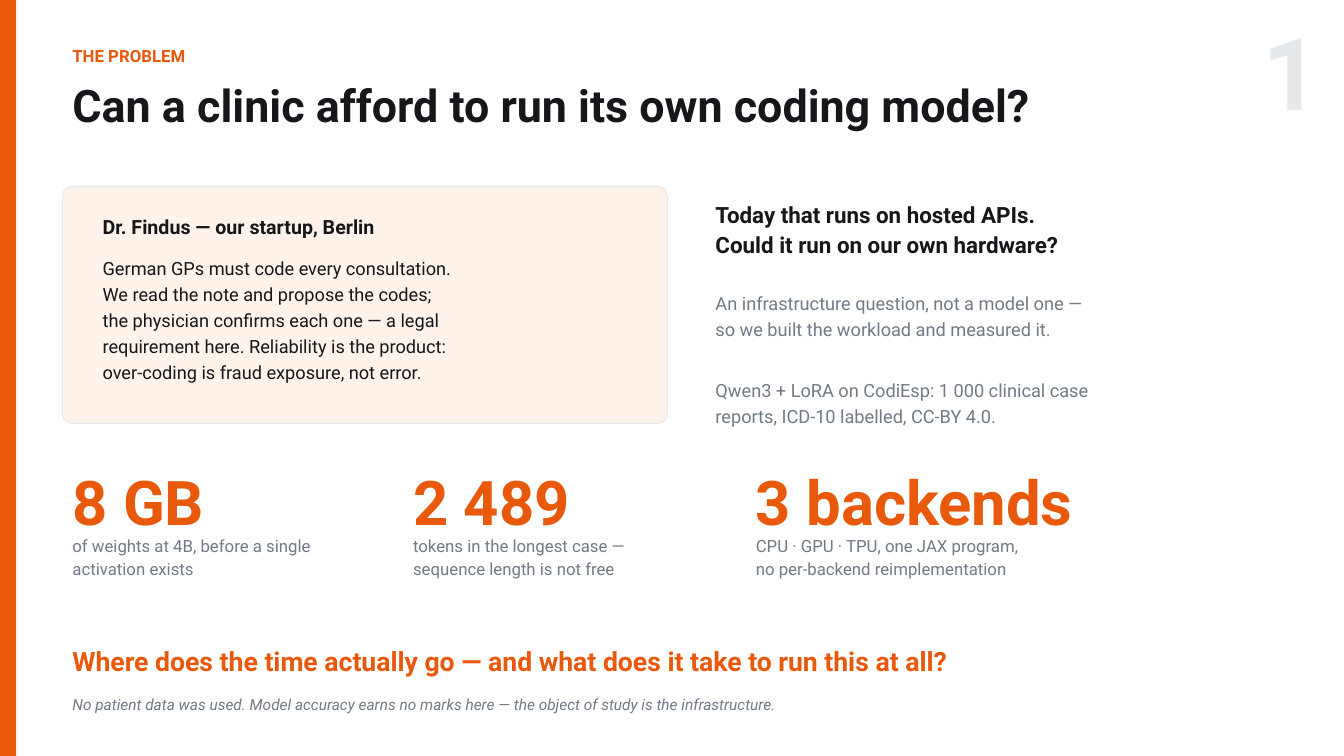
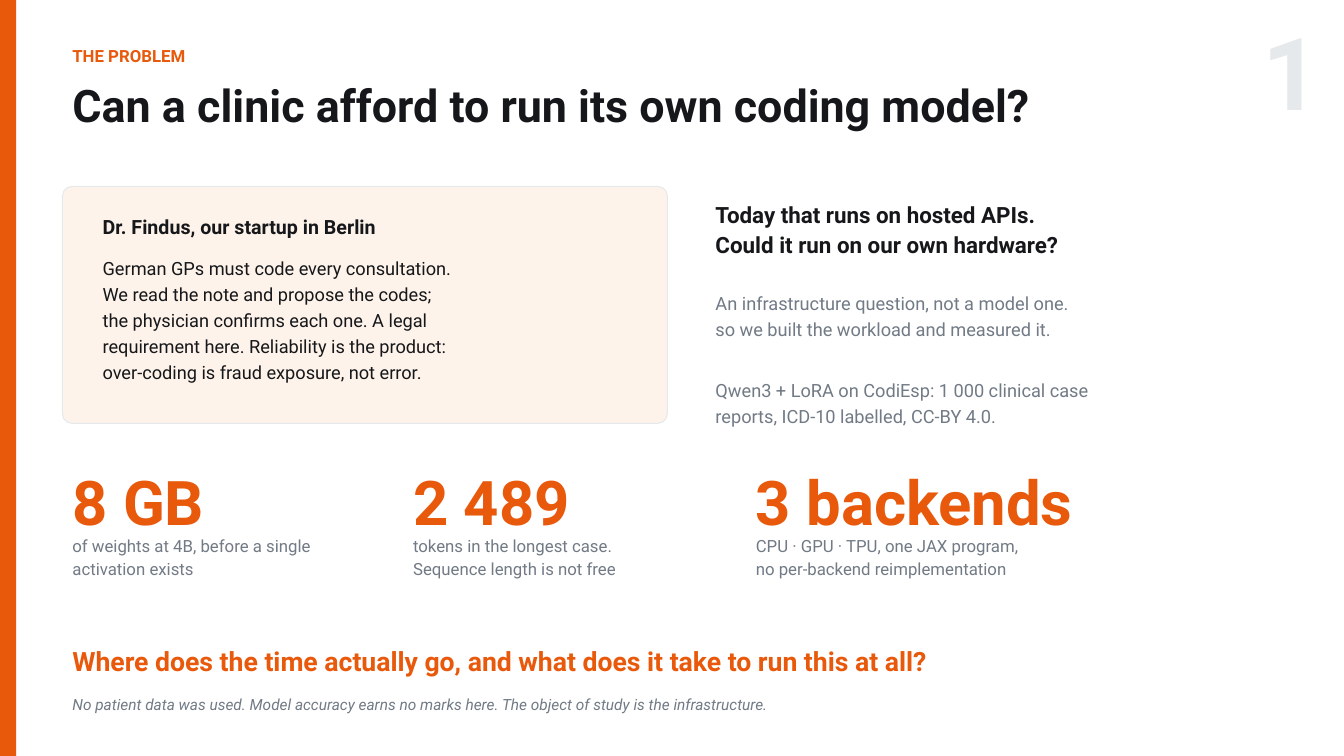
Before and after one commit to RN0L/me344-qwen3-icd10-profiling, a slide deck: slide 1 of slides/ME344_Final_Arnold_Hambuch.pptx. Drawn at 1344x756 pixels with LibreOffice and Linux fonts; fonts in the diff are those of the drawing. Boxes give left, top, right and bottom in pixels: in the first picture for what was removed or moved away, otherwise in the second. Text is boxed around its words. In the diff, an @@ line names an element or a change of style, - is before the commit and + after.

```diff
--- a/slides/ME344_Final_Arnold_Hambuch.pptx
+++ b/slides/ME344_Final_Arnold_Hambuch.pptx
@@ text at [103, 219, 376, 238]: text changed @@
-Dr. Findus — our startup, Berlin
+Dr. Findus, our startup in Berlin
@@ text at [715, 296, 1069, 314]: text changed @@
-An infrastructure question, not a model one —
+An infrastructure question, not a model one.
@@ text at [103, 313, 428, 331]: text changed @@
-the physician confirms each one — a legal
+the physician confirms each one. A legal
@@ text at [413, 539, 616, 579]: text changed @@
-tokens in the longest case —
-sequence length is not free
+tokens in the longest case.
+Sequence length is not free
@@ text at [72, 651, 927, 677]: text changed @@
-Where does the time actually go — and what does it take to run this at all?
+Where does the time actually go, and what does it take to run this at all?
@@ text at [72, 698, 768, 713]: text changed @@
-No patient data was used. Model accuracy earns no marks here — the object of study is the infrastructure.
+No patient data was used. Model accuracy earns no marks here. The object of study is the infrastructure.
```
Also in this commit, not shown: 4 other slides changed, 4 other files.
